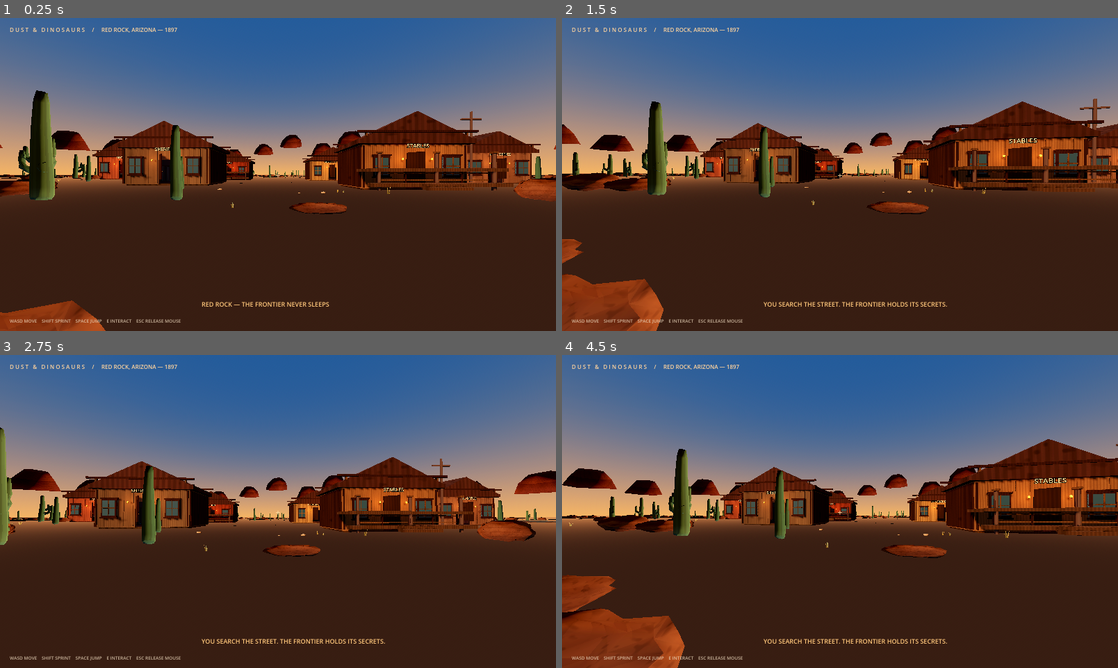
Above: before the commit, frames 1-4 (two rows, left to right).
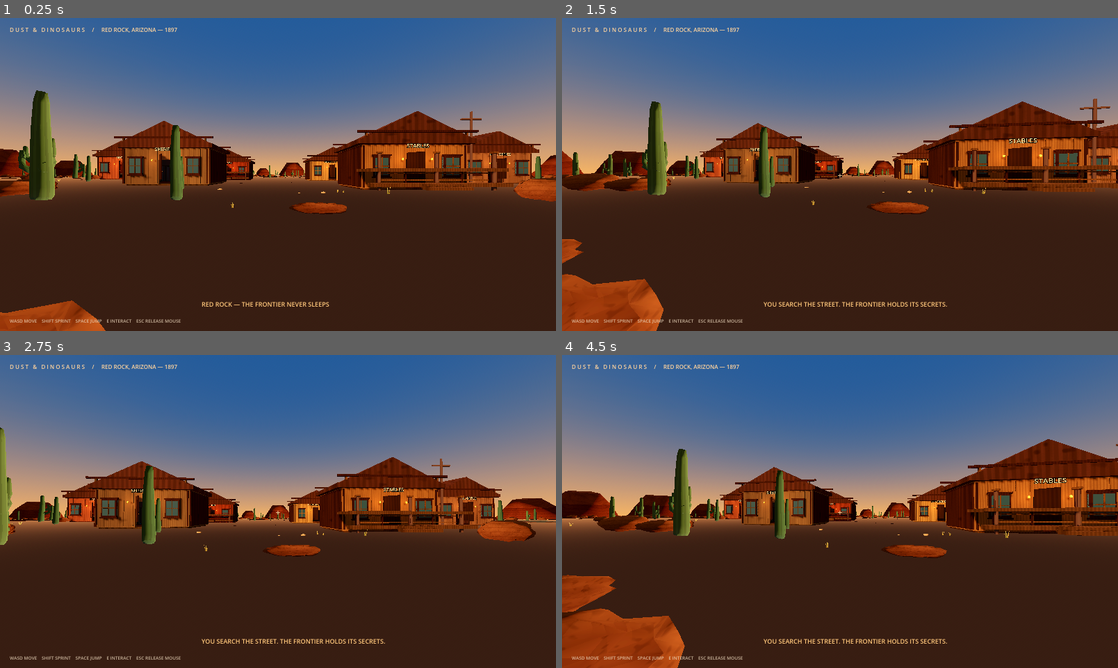
Above: after the commit, the same moments.

Repository: langermkyt-create/DUST-DINOSAURS
Game: Godot game, scene res://scenes/main.tscn
The game is run twice, just before and just after one commit, with the same random seed, the same clock (stepped at 60 frames per second) and the same inputs.
Inputs (mouse positions are in pixels of both pictures, inside the frame that each line leads up to):
- Up to frame 1 (0.25 s): no input
- Up to frame 2 (1.5 s): tap Enter at 0.5 s; move the mouse to (867, 174) at 0.52 s; hold W from 0.53 s (still down); tap E at 0.6 s; tap Space at 0.77, 1.25 s; move the mouse to (812, 174) at 1.27 s; tap Shift at 1.35 s
- Up to frame 3 (2.75 s): keep holding W; tap Space at 1.52 s; tap Enter at 2 s; move the mouse to (289, 505) at 2.02 s; tap E at 2.1 s
- Up to frame 4 (4.5 s): keep holding W; tap Space at 2.75, 3.02, 3.77, 4.25 s; move the mouse to (834, 517) at 2.77 s; tap Shift at 2.85, 4.35 s; tap Enter at 3.5 s; move the mouse to (878, 514) at 3.52 s; tap E at 3.6 s; move the mouse to (795, 508) at 4.27 s

The runs differ from the first frame. In frame 1, 2.5% of the frame differs, in the area x 0-100%, y 23-96%; in frame 2, 4.0%; in frame 3, 3.0%; in frame 4, 5.3%, in the area x 0-100%, y 28-100%.

Commit message:
Anchor distant mesas to terrain and restore warm shadow fill

Diff:
--- a/scripts/world.gd
+++ b/scripts/world.gd
@@ -123,9 +123,9 @@
 	sky_mat.ground_horizon_color = Color(0.78, 0.47, 0.28)
 	sky.sky_material = sky_mat
 	e.sky = sky
-	e.ambient_light_source = Environment.AMBIENT_SOURCE_SKY
-	e.ambient_light_color = Color(0.72, 0.63, 0.52)
-	e.ambient_light_energy = 0.95
+	e.ambient_light_source = Environment.AMBIENT_SOURCE_COLOR
+	e.ambient_light_color = Color(0.62, 0.52, 0.42)
+	e.ambient_light_energy = 0.75
 	e.tonemap_mode = Environment.TONE_MAPPER_FILMIC
 	e.glow_enabled = true
 	e.glow_intensity = 0.12
@@ -242,7 +242,9 @@
 	for i in range(34):
 		var angle := TAU * float(i) / 34.0
 		var radius := randf_range(125.0, 190.0)
-		var p := Vector3(cos(angle) * radius, randf_range(13.0, 25.0), sin(angle) * radius)
+		var rock_x := cos(angle) * radius
+		var rock_z := sin(angle) * radius
+		var p := Vector3(rock_x, _terrain_height(Vector2(rock_x, rock_z)), rock_z)
 		_rock_formation(p, randf_range(0.8, 1.5))
 	_scatter_boulders()
 	_scatter_saguaros()
